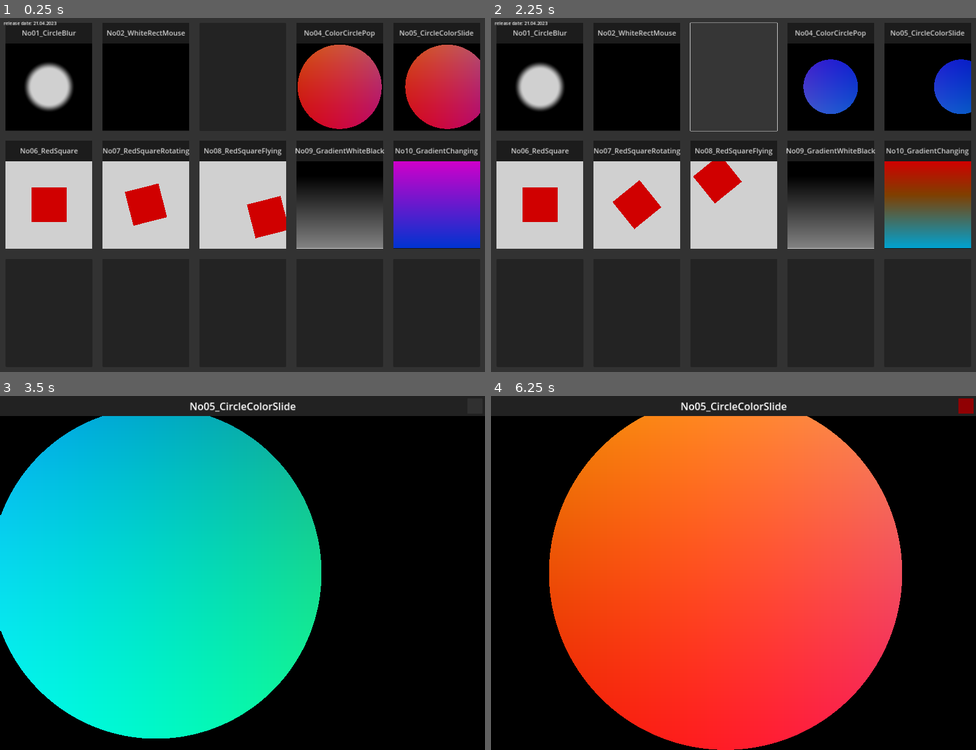
Above: before the commit, frames 1-4 (two rows, left to right).
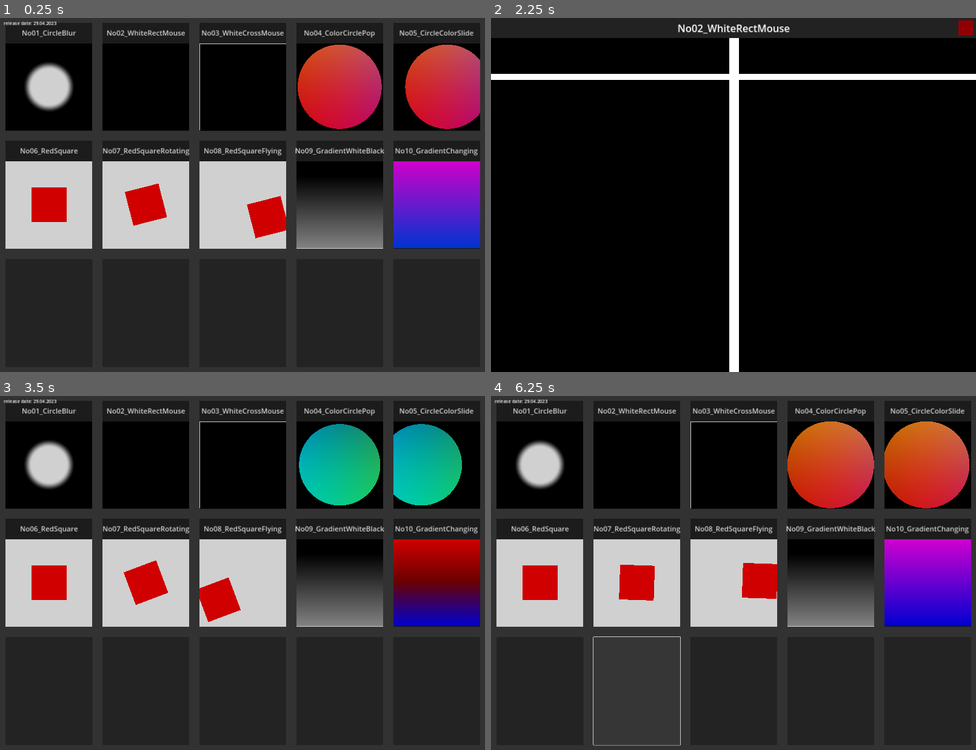
Above: after the commit, the same moments.

Repository: TechnoLukas/Godot4-Shaders
Game: Godot game, scene res://main.tscn
The game is run twice, just before and just after one commit, with the same random seed, the same clock (stepped at 60 frames per second) and the same inputs.
Inputs (mouse positions are in pixels of both pictures, inside the frame that each line leads up to):
- Up to frame 1 (0.25 s): no input
- Up to frame 2 (2.25 s): click (539, 78) at 0.52 s; click (966, 28) at 1.25 s; click (733, 78) at 2.02 s
- Up to frame 3 (3.5 s): click (475, 406) at 2.77 s
- Up to frame 4 (6.25 s): click (966, 406) at 3.52 s; click (966, 406) at 4.27 s; click (539, 689) at 5.02 s; click (636, 689) at 5.77 s

The runs differ from the first frame. In frame 1, 4.5% of the frame differs, in the area x 7-59%, y 1-32%; in frame 2, 80%; in frame 3, 89%; in frame 4, 91%, in the area x 0-100%, y 0-100%.

Commit message:
added new shader No03_WhiteCrossMouse

Diff:
--- a/main.tscn
+++ b/main.tscn
@@ -6,6 +6,7 @@
 [ext_resource type="Shader" path="res://shaders/shader_No2.gdshader" id="3_vu2bl"]
 [ext_resource type="Script" path="res://mousepos.gd" id="4_00kps"]
 [ext_resource type="Shader" path="res://shaders/shader_No5_Small.gdshader" id="4_7x0bs"]
+[ext_resource type="Shader" path="res://shaders/shader_No3.gdshader" id="5_xpttt"]
 [ext_resource type="Shader" path="res://shaders/shader_No6_Small.gdshader" id="7_pb5w1"]
 [ext_resource type="Shader" path="res://shaders/shader_No7_Small.gdshader" id="8_plcd6"]
 [ext_resource type="Shader" path="res://shaders/shader_No8_Small.gdshader" id="9_oqkag"]
@@ -24,7 +25,11 @@
 
 [sub_resource type="ShaderMaterial" id="ShaderMaterial_ja7cp"]
 shader = ExtResource("3_vu2bl")
-shader_parameter/mousepos = null
+shader_parameter/iMouse = null
+
+[sub_resource type="ShaderMaterial" id="ShaderMaterial_ey1ff"]
+shader = ExtResource("5_xpttt")
+shader_parameter/iMouse = null
 
 [sub_resource type="ShaderMaterial" id="ShaderMaterial_ikx65"]
 shader = ExtResource("3_u1fnb")
@@ -179,9 +184,51 @@
 script = ExtResource("1_fjke5")
 scene = "res://scenes/No02_WhiteRectMouse.tscn"
 
-[node name="button3" type="Button" parent="ColorRect/VBoxContainer/HBoxContainer"]
-layout_mode = 2
-size_flags_horizontal = 3
+[node name="button3" type="ColorRect" parent="ColorRect/VBoxContainer/HBoxContainer"]
+layout_mode = 2
+size_flags_horizontal = 3
+color = Color(0.0627451, 0.0627451, 0.0627451, 1)
+
+[node name="titlebar" type="ColorRect" parent="ColorRect/VBoxContainer/HBoxContainer/button3"]
+layout_mode = 1
+anchors_preset = 10
+anchor_right = 1.0
+offset_bottom = 80.0
+grow_horizontal = 2
+color = Color(0.133333, 0.133333, 0.133333, 1)
+
+[node name="title" type="Label" parent="ColorRect/VBoxContainer/HBoxContainer/button3/titlebar"]
+layout_mode = 1
+anchors_preset = 15
+anchor_right = 1.0
+anchor_bottom = 1.0
+grow_horizontal = 2
+grow_vertical = 2
+theme_override_font_sizes/font_size = 28
+text = "No03_WhiteCrossMouse"
+horizontal_alignment = 1
+vertical_alignment = 1
+
+[node name="ColorRect" type="ColorRect" parent="ColorRect/VBoxContainer/HBoxContainer/button3"]
+material = SubResource("ShaderMaterial_ey1ff")
+layout_mode = 1
+anchors_preset = 10
+anchor_right = 1.0
+offset_top = 80.0
+offset_bottom = 424.0
+grow_horizontal = 2
+script = ExtResource("4_00kps")
+
+[node name="button" type="Button" parent="ColorRect/VBoxContainer/HBoxContainer/button3"]
+layout_mode = 1
+anchors_preset = 15
+anchor_right = 1.0
+anchor_bottom = 1.0
+grow_horizontal = 2
+grow_vertical = 2
+theme_override_styles/normal = SubResource("StyleBoxFlat_vjlwb")
+script = ExtResource("1_fjke5")
+scene = "res://scenes/No03_WhiteCrossMouse.tscn"
 
 [node name="button4" type="ColorRect" parent="ColorRect/VBoxContainer/HBoxContainer"]
 layout_mode = 2
@@ -534,10 +581,11 @@
 offset_bottom = 36.0
 size_flags_horizontal = 4
 theme = SubResource("Theme_bnp8s")
-text = "release date: 21.04.2023"
+text = "release date: 29.04.2023"
 
 [connection signal="pressed" from="ColorRect/VBoxContainer/HBoxContainer/button1/button" to="ColorRect/VBoxContainer/HBoxContainer/button1/button" method="_on_pressed"]
 [connection signal="pressed" from="ColorRect/VBoxContainer/HBoxContainer/button2/button" to="ColorRect/VBoxContainer/HBoxContainer/button2/button" method="_on_pressed"]
+[connection signal="pressed" from="ColorRect/VBoxContainer/HBoxContainer/button3/button" to="ColorRect/VBoxContainer/HBoxContainer/button3/button" method="_on_pressed"]
 [connection signal="pressed" from="ColorRect/VBoxContainer/HBoxContainer/button4/button" to="ColorRect/VBoxContainer/HBoxContainer/button4/button" method="_on_pressed"]
 [connection signal="pressed" from="ColorRect/VBoxContainer/HBoxContainer/button5/button" to="ColorRect/VBoxContainer/HBoxContainer/button5/button" method="_on_pressed"]
 [connection signal="pressed" from="ColorRect/VBoxContainer/HBoxContainer2/button1/button" to="ColorRect/VBoxContainer/HBoxContainer2/button1/button" method="_on_pressed"]
--- a/mousepos.gd
+++ b/mousepos.gd
@@ -12,5 +12,4 @@
 	var mouse = sprite.get_local_mouse_position()
 	var shaderSize = sprite.size
 	if(mouse.x>=0 && mouse.x<=shaderSize.x && mouse.y>=0 && mouse.y<=shaderSize.y): #hover mouse in window
-		var output= (mouse/shaderSize)
-		sprite.material.set_shader_parameter("mousepos", output)
+		sprite.material.set_shader_parameter("iMouse", mouse/shaderSize)
--- a/scenes/No02_WhiteRectMouse.tscn
+++ b/scenes/No02_WhiteRectMouse.tscn
@@ -9,7 +9,7 @@
 
 [sub_resource type="ShaderMaterial" id="ShaderMaterial_q21fh"]
 shader = ExtResource("3_nhiip")
-shader_parameter/mousepos = null
+shader_parameter/iMouse = null
 
 [node name="Control" type="Control"]
 layout_mode = 3
--- /dev/null
+++ b/scenes/No03_WhiteCrossMouse.tscn
@@ -0,0 +1,80 @@
+[gd_scene load_steps=6 format=3 uid="uid://c3b7i5r767upu"]
+
+[ext_resource type="Script" path="res://mousepos.gd" id="1_3qweg"]
+[ext_resource type="Script" path="res://changescene.gd" id="2_xbcos"]
+[ext_resource type="Shader" path="res://shaders/shader_No3.gdshader" id="3_8u0lk"]
+
+[sub_resource type="StyleBoxFlat" id="StyleBoxFlat_eg16j"]
+bg_color = Color(0.564706, 0, 0.0117647, 1)
+
+[sub_resource type="ShaderMaterial" id="ShaderMaterial_b7cld"]
+shader = ExtResource("3_8u0lk")
+shader_parameter/iMouse = null
+
+[node name="Control" type="Control"]
+layout_mode = 3
+anchors_preset = 15
+anchor_right = 1.0
+anchor_bottom = 1.0
+grow_horizontal = 2
+grow_vertical = 2
+script = ExtResource("1_3qweg")
+sprite = "ColorRect/ColorRect"
+
+[node name="ColorRect" type="ColorRect" parent="."]
+layout_mode = 1
+anchors_preset = 15
+anchor_right = 1.0
+anchor_bottom = 1.0
+grow_horizontal = 2
+grow_vertical = 2
+color = Color(0.196078, 0.196078, 0.196078, 1)
+
+[node name="titlebar" type="ColorRect" parent="ColorRect"]
+layout_mode = 1
+anchors_preset = 10
+anchor_right = 1.0
+offset_bottom = 80.0
+grow_horizontal = 2
+color = Color(0.133333, 0.133333, 0.133333, 1)
+
+[node name="title" type="Label" parent="ColorRect/titlebar"]
+layout_mode = 1
+anchors_preset = 15
+anchor_right = 1.0
+anchor_bottom = 1.0
+grow_horizontal = 2
+grow_vertical = 2
+theme_override_font_sizes/font_size = 40
+text = "No02_WhiteRectMouse"
+horizontal_alignment = 1
+vertical_alignment = 1
+
+[node name="ColorRect" type="Button" parent="ColorRect/titlebar"]
+layout_mode = 1
+anchors_preset = -1
+anchor_left = 1.0
+anchor_top = 0.5
+anchor_right = 1.0
+anchor_bottom = 0.5
+offset_left = -70.0
+offset_top = -30.0
+offset_right = -10.0
+offset_bottom = 30.0
+grow_horizontal = 0
+grow_vertical = 2
+theme_override_styles/normal = SubResource("StyleBoxFlat_eg16j")
+script = ExtResource("2_xbcos")
+scene = "res://main.tscn"
+
+[node name="ColorRect" type="ColorRect" parent="ColorRect"]
+material = SubResource("ShaderMaterial_b7cld")
+layout_mode = 1
+anchors_preset = 15
+anchor_right = 1.0
+anchor_bottom = 1.0
+offset_top = 80.0
+grow_horizontal = 2
+grow_vertical = 2
+
+[connection signal="pressed" from="ColorRect/titlebar/ColorRect" to="ColorRect/titlebar/ColorRect" method="_on_pressed" flags=18]
--- a/shaders/shader_No2.gdshader
+++ b/shaders/shader_No2.gdshader
@@ -6,12 +6,12 @@
 
 shader_type canvas_item;
 
-uniform vec2 mousepos;
+uniform vec2 iMouse;
 
 void fragment() {
 	vec2 uv = UV;
-	if(mousepos.x<uv.x && mousepos.y>uv.y)
-		COLOR=vec4(1,1,1,1);
+	if(uv.x>iMouse.x && uv.y<iMouse.y)
+		COLOR=vec4(1.,1.,1.,1.);
 	else
-		COLOR=vec4(0,0,0,1);
+		COLOR=vec4(0.,0.,0.,1.);
 }
--- /dev/null
+++ b/shaders/shader_No3.gdshader
@@ -0,0 +1,15 @@
+//No03_WhiteCrossMouse
+
+//based on https://inspirnathan.com/posts/47-shadertoy-tutorial-part-1/
+//see more info about shaders here --> https://github.com/TechnoLukas/My-favourite-shaders-links
+//on shadertoy https://www.shadertoy.com/view/msdSW2
+
+shader_type canvas_item;
+uniform vec2 iMouse;
+void fragment() {
+	vec3 col = vec3(0,0,0);
+	vec2 uv = UV;
+	if ((uv.x <= iMouse.x+0.01)&&(uv.x >= iMouse.x-0.01)||(uv.y <= iMouse.y+0.01)&&(uv.y >= iMouse.y-0.01)){
+		col=vec3(1);}
+	COLOR = vec4(col,1.0);
+}
Binary file added: images/No03_WhiteCrossMouse2.gif
Not shown: 1 places in main.tscn that only renumber resources
Not shown, changed: README.md
Not shown, added: images/No03_WhiteCrossMouse.gif
